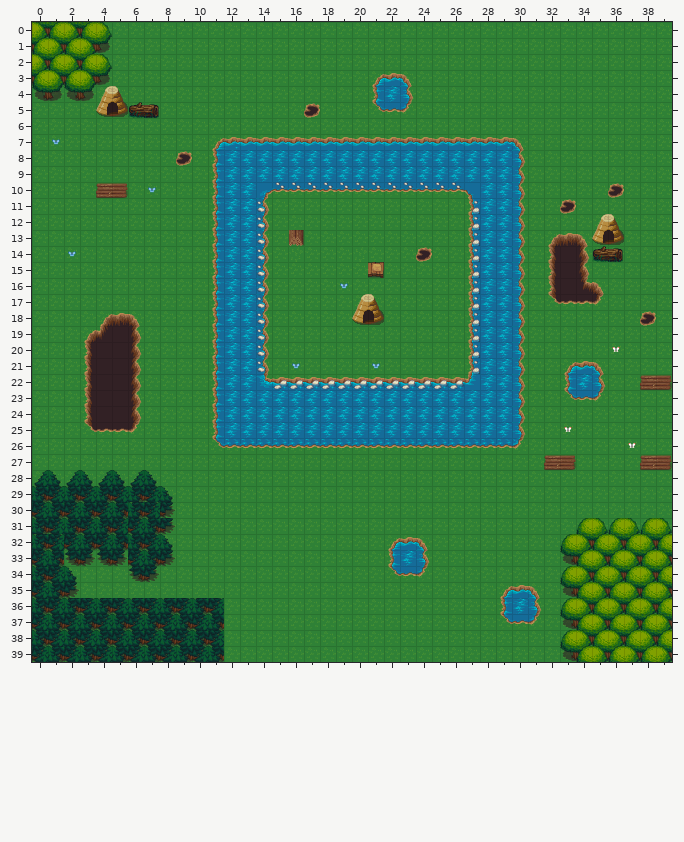
One commit to this Tiled map: Whereismyfriend/assets/map3.tmx. That is the earlier state.
Cells are 32x32 px. Shown: x 0..39, y 0..39.
Once edited:
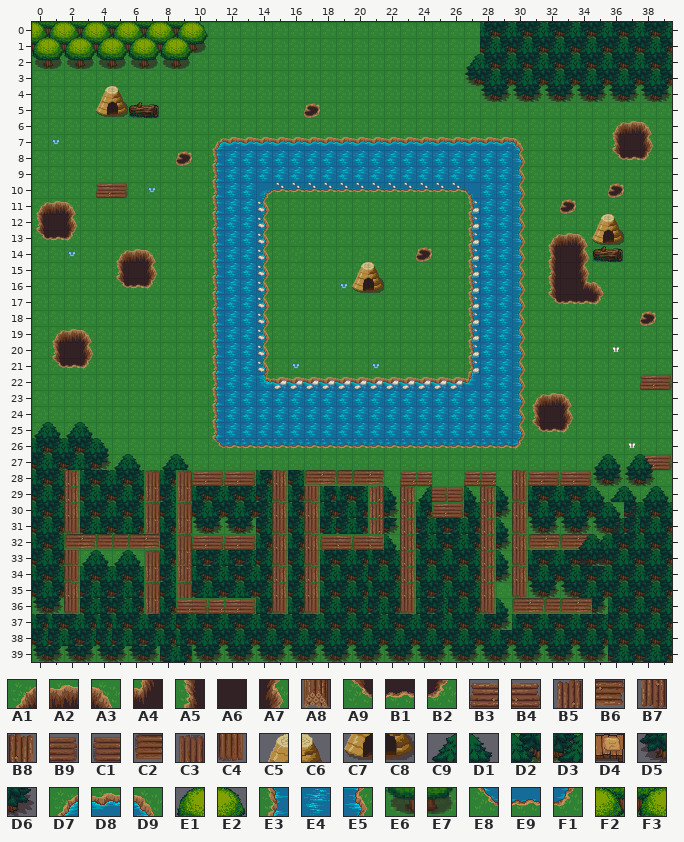
Key: from "forest_tiles": A1 6, A2 7, A3 8, A4 21, A5 22, A6 23, A7 24, A8 30, A9 38, B1 39, B2 40, B3 43, B4 43 flipped left-right, B5 43 flipped on the diagonal, B6 43 turned 180, B7 43 turned 270, B8 43 turned 90, B9 44, C1 44 flipped left-right, C2 44 turned 180, C3 44 turned 270, C4 44 turned 90, C5 46, C6 47, C7 62, C8 63, C9 96, D1 97, D2 98, D3 99, D4 103, D5 112, D6 113, D7 116, D8 117, D9 118, E1 128, E2 129, E3 132, E4 133, E5 134, E6 144, E7 145, E8 148, E9 149, F1 150, F2 160, F3 161.
__ is an empty cell.
See-through tiles are keyed as they look on the map.
Difference:
Layer "holelayer":
y 0: x 4 E2 -> __
y 1: x 4 E7 -> __
y 2: x 0..4 F2 F3 F2 F3 E2 -> __ __ __ __ __
y 3: x 0..4 F3 F2 F3 F2 E7 -> __ __ __ __ __; x 21..23 D7 D8 D9 -> __ __ __
y 4: x 0..3 E6 E7 E6 E7 -> __ __ __ __; x 21..23 E3 E4 E5 -> __ __ __
y 5: x 21..23 E8 E9 F1 -> __ __ __
y 15: x 20..21 __ __ -> C5 C6
y 16: x 20..21 __ __ -> C7 C8
y 18: x 4..6 A1 A2 A3 -> __ __ __
y 19: x 3..6 A1 A4 A6 A7 -> __ __ __ __
y 20: x 3..6 A5 A6 A6 A7 -> __ __ __ __
y 21: x 3..6 A5 A6 A6 A7 -> __ __ __ __; x 33..35 D7 D8 D9 -> __ __ __
y 22: x 3..6 A5 A6 A6 A7 -> __ __ __ __; x 33..35 E3 E4 E5 -> __ __ __
y 23: x 3..6 A5 A6 A6 A7 -> __ __ __ __; x 33..35 E8 E9 F1 -> __ __ __
y 24: x 3..6 A5 A6 A6 A7 -> __ __ __ __
y 25: x 0..6 __ __ __ A9 B1 B1 B2 -> C9 D1 C9 D1 __ __ __
y 26: x 0..4 __ __ __ __ __ -> D2 D3 D2 D3 D1
y 27: x 0..6 __ __ __ __ __ __ __ -> D3 D2 D3 D2 D6 C9 D1; x 8..9 __ __ -> C9 D1; x 32..33 B3 B9 -> __ __; x 35..36 __ __ -> C9 D1
y 28: x 0..21 C9 D1 C9 D1 C9 D1 C9 D1 __ __ __ __ __ __ __ __ __ __ __ __ __ __ -> D2 D3 B8 D2 D3 D2 D3 C3 D2 C3 B3 B9 B3 B9 D2 B8 D3 C2 B6 C2 C2 B6; x 23..24 __ __ -> B3 B3; x 27..28 __ __ -> B3 B3; x 30..36 __ __ __ __ __ __ __ -> B8 B3 B9 B3 B9 D5 D6
y 29: x 0..2 D2 D3 D2 -> D3 D2 B8; x 7..35 D3 D1 __ __ __ __ __ __ __ __ __ __ __ __ __ __ __ __ __ __ __ __ __ __ __ __ __ __ __ -> B7 D3 B7 D2 D3 D2 D3 D3 C4 D2 C4 D2 D2 D3 B5 D1 B8 C9 B9 B9 D1 B8 D1 C4 D2 D3 D2 D3 D1; x 38..39 __ __ -> C9 D1
y 30: x 0..2 D3 D2 D3 -> D2 D3 B8; x 6..35 D2 D3 D6 __ __ __ __ __ __ __ __ __ __ __ __ __ __ __ __ __ __ __ __ __ __ __ __ __ __ __ -> D3 C3 D3 C3 D3 D2 D3 D2 D3 B8 D2 B8 D2 D3 D2 B5 D6 B8 D2 B3 B9 D3 B8 D6 B8 D3 D2 D3 D2 D6; x 37..39 __ __ __ -> C9 D2 D3
y 31: x 0..2 D2 D3 D2 -> D3 D2 C4; x 6..39 D3 D2 D6 __ __ __ __ __ __ __ __ __ __ __ __ __ __ __ __ __ __ __ __ __ __ __ __ __ E1 E2 E1 E2 E1 E2 -> D2 B7 D2 B7 D5 D6 D5 D6 D3 C4 D3 C4 D3 D3 D2 B5 D6 B8 D3 D2 D3 D2 B8 D1 C4 D5 D6 D5 D6 __ C9 D3 D3 D2
y 32: x 2..39 D3 D2 D3 D2 D2 D3 D1 __ __ __ __ __ __ __ __ __ __ __ __ __ D7 D8 D9 __ __ __ __ __ __ __ __ E1 F2 F3 F2 F3 F2 F3 -> C2 B6 C2 C2 C2 B6 D3 C3 B3 B9 B3 B9 D2 B8 D2 B8 C1 B4 C1 B4 D1 B8 D3 D2 D3 D2 B8 D6 B8 C2 B6 C2 B6 C9 D2 D3 D2 D3
y 33: x 2..39 D5 D6 D5 D6 D3 D2 D6 __ __ __ __ __ __ __ __ __ __ __ __ __ E3 E4 E5 __ __ __ __ __ __ __ __ E6 F3 F2 F3 F2 F3 F2 -> C4 C9 D1 C9 D1 C3 D2 B7 D2 D3 D2 D3 D3 C4 D3 C4 D2 D3 D2 D2 D3 B8 D2 D3 D2 D3 B8 D1 C4 D2 D3 D2 D3 D5 D3 D2 D3 D2
y 34: x 2..39 D1 __ __ __ D5 D6 __ __ __ __ __ __ __ __ __ __ __ __ __ __ E8 E9 F1 __ __ __ __ __ __ __ __ E1 F2 F3 F2 F3 F2 F3 -> C4 D2 D3 D2 D3 B7 D3 B7 D2 D3 D2 D3 D2 B8 D2 B8 D3 D2 D3 D3 D2 B8 D3 D2 D3 D2 B8 D6 B8 D3 D2 D3 D2 D3 D2 D3 D2 D3
y 35: x 2..39 D6 __ __ __ __ __ __ __ __ __ __ __ __ __ __ __ __ __ __ __ __ __ __ __ __ __ __ D7 D8 D9 __ E6 F3 F2 F3 F2 F3 F2 -> B8 D3 D2 D3 D2 C3 D3 C3 D3 D2 D3 D2 D3 B8 D3 B8 D2 D3 D2 D2 D3 B8 D2 D3 D2 D3 B8 __ C4 D5 D6 D5 D3 D2 D3 D2 D3 D2
y 36: x 0..2 D2 D3 D2 -> D5 D6 C4; x 7 D3 -> B7; x 9..39 D3 D2 D3 __ __ __ __ __ __ __ __ __ __ __ __ __ __ __ __ __ E3 E4 E5 __ E1 F2 F3 F2 F3 F2 F3 -> B3 B9 B3 B3 B9 D2 C4 D2 C4 D3 D2 D3 D3 D2 C4 D2 D3 D3 D2 C4 D1 C2 B6 C2 C2 B6 D6 D2 D3 D2 D3
y 37: x 0 D3 -> D2; x 4 D3 -> D2; x 9..39 D2 D3 D2 __ __ __ __ __ __ __ __ __ __ __ __ __ __ __ __ __ E8 E9 F1 __ E6 F3 F2 F3 F2 F3 F2 -> D3 D2 D3 D2 D3 D2 D3 D2 D3 D2 D3 D2 D3 D2 D3 D2 D3 D2 D3 D2 D6 D2 D3 D2 D3 D2 D3 D3 D2 D3 D2
y 38: x 0 D2 -> D3; x 4 D2 -> D3; x 9..39 D3 D2 D3 __ __ __ __ __ __ __ __ __ __ __ __ __ __ __ __ __ __ __ __ __ E1 F2 F3 F2 F3 F2 F3 -> D2 D3 D2 D3 D2 D3 D2 D3 D2 D3 D2 D3 D2 D3 D2 D3 D2 D3 D2 D3 D2 D3 D2 D3 D2 D3 D2 D2 D3 D2 D3
y 39: x 0..7 D3 D2 D3 D2 D3 D2 D3 D2 -> D5 D6 D5 D6 D5 D6 D5 D6; x 10..39 D3 D2 __ __ __ __ __ __ __ __ __ __ __ __ __ __ __ __ __ __ __ __ __ E6 F3 F2 F3 F2 F3 F2 -> D5 D6 D5 D6 D5 D6 D5 D6 D5 D6 D5 D6 D5 D6 D5 D6 D5 D6 D5 D6 D5 D6 D5 D6 D5 D6 D3 D2 D3 D2
Layer "riverLayer":
y 0: x 4..10 __ __ __ __ __ __ __ -> F2 F3 F2 F3 F2 F3 E2; x 28..39 __ __ __ __ __ __ __ __ __ __ __ __ -> D2 D3 D2 D3 D2 D3 D2 D3 D2 D3 D2 D3
y 1: x 4..10 __ __ __ __ __ __ __ -> F3 F2 F3 F2 F3 F2 E7; x 28..39 __ __ __ __ __ __ __ __ __ __ __ __ -> D3 D2 D3 D2 D3 D2 D3 D2 D3 D2 D3 D2
y 2: x 0..9 __ __ __ __ __ __ __ __ __ __ -> E6 E7 E6 E7 E6 E7 E6 E7 E6 E7; x 27..39 __ __ __ __ __ __ __ __ __ __ __ __ __ -> C9 D2 D3 D2 D3 D2 D3 D2 D3 D2 D3 D2 D3
y 3: x 27..39 __ __ __ __ __ __ __ __ __ __ __ __ __ -> D5 D3 D2 D3 D2 D3 D2 D3 D2 D3 D2 D3 D2
y 4: x 28..39 __ __ __ __ __ __ __ __ __ __ __ __ -> D5 D6 D5 D6 D5 D6 D5 D6 D5 D6 D5 D6
y 6: x 36..38 __ __ __ -> A1 A2 A3
y 7: x 36..38 __ __ __ -> A5 A6 A7
y 8: x 36..38 __ __ __ -> A9 B1 B2
y 11: x 0..2 __ __ __ -> A1 A2 A3
y 12: x 0..2 __ __ __ -> A5 A6 A7
y 13: x 0..2 __ __ __ -> A9 B1 B2; x 16 A8 -> __
y 14: x 5..7 __ __ __ -> A1 A2 A3
y 15: x 5..7 __ __ __ -> A5 A6 A7; x 21 D4 -> __
y 16: x 5..7 __ __ __ -> A9 B1 B2
y 17: x 20..21 C5 C6 -> __ __
y 18: x 20..21 C7 C8 -> __ __
y 19: x 1..3 __ __ __ -> A1 A2 A3
y 20: x 1..3 __ __ __ -> A5 A6 A7
y 21: x 1..3 __ __ __ -> A9 B1 B2
y 23: x 31..33 __ __ __ -> A1 A2 A3
y 24: x 31..33 __ __ __ -> A5 A6 A7
y 25: x 31..33 __ __ __ -> A9 B1 B2
y 27: x 37..38 __ __ -> C9 D1
y 28: x 37..38 __ __ -> D5 D6
y 29: x 36..37 __ __ -> C9 D1
y 30: x 35..37 __ __ __ -> C9 D1 D6
y 31: x 35..36 __ __ -> D5 D6
y 32: x 34..35 __ __ -> C9 D1
y 33: x 34..35 __ __ -> D5 D6
